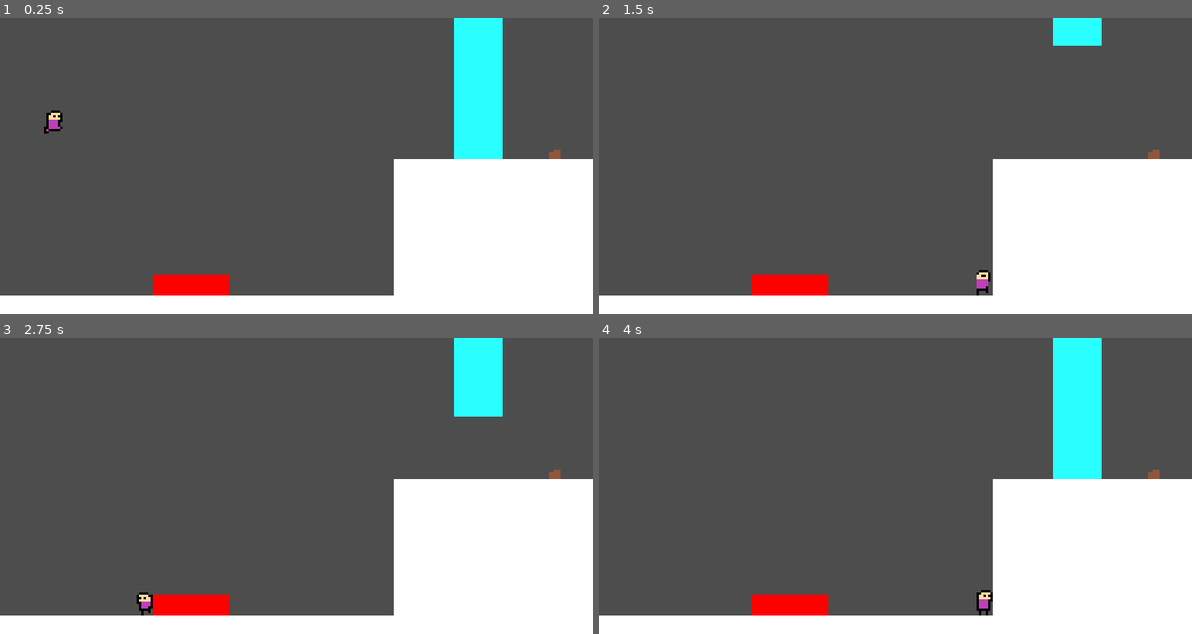
Above: before the commit, frames 1-4 (two rows, left to right).
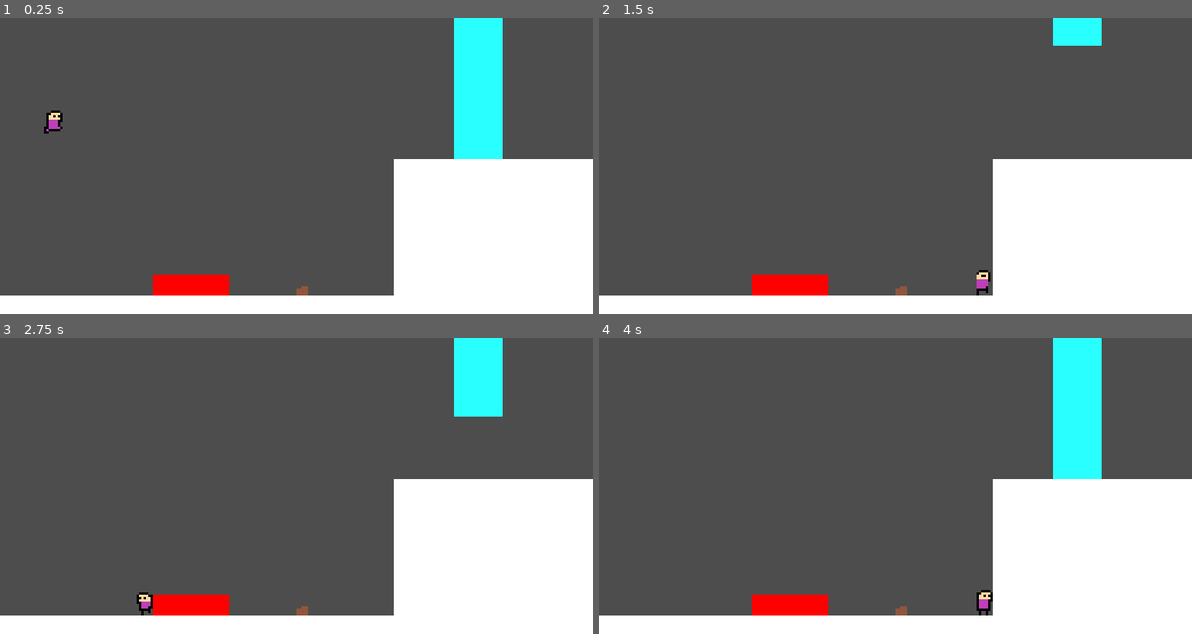
Above: after the commit, the same moments.

Repository: KeichiTS/Go-Godot-Jam-4
Game: Godot game, scene res://scenes/test_map.tscn
Same seed, same stepped clock (60 frames per second), same inputs: the game is played once before the commit and once after it.
Inputs:
- Up to frame 1 (0.25 s): no input
- Up to frame 2 (1.5 s): hold Right (ui_right) from 0.53 s (still down); tap E (carrying) at 0.6, 1.35 s
- Up to frame 3 (2.75 s): release Right (ui_right) at 2.03 s; hold Left (ui_left) from 2.03 s (still down); tap E (carrying) at 2.1 s
- Up to frame 4 (4 s): release Left (ui_left) at 2.78 s; hold Right (ui_right) from 2.78 s (still down); tap E (carrying) at 2.85, 3.6 s

The runs differ from the first frame. In frame 1, 0.1% of the frame differs, in the area x 50-95%, y 44-94%; in frame 2, 0.1%; in frame 3, 0.1%; in frame 4, 0.1%.

Commit message:
body_changes

Diff:
--- a/scenes/carrying_object.tscn
+++ b/scenes/carrying_object.tscn
@@ -8,7 +8,7 @@
 
 [node name="Carrying_object" type="RigidBody2D" groups=["objects"]]
 collision_layer = 8
-collision_mask = 4
+collision_mask = 20
 script = ExtResource("1_uaouy")
 
 [node name="Sprite2D" type="Sprite2D" parent="."]
--- a/scenes/dead_body.tscn
+++ b/scenes/dead_body.tscn
@@ -6,8 +6,9 @@
 size = Vector2(11, 6)
 
 [node name="Dead_body" type="RigidBody2D"]
+disable_mode = 1
 collision_layer = 16
-collision_mask = 29
+collision_mask = 28
 
 [node name="sprite" type="Sprite2D" parent="."]
 position = Vector2(0, -5)
--- a/scenes/test_map.tscn
+++ b/scenes/test_map.tscn
@@ -15,7 +15,7 @@
 [node name="platform" type="StaticBody2D" parent="."]
 position = Vector2(-408, -488)
 collision_layer = 4
-collision_mask = 3
+collision_mask = 19
 
 [node name="shape" type="CollisionShape2D" parent="platform"]
 position = Vector2(568, 628)
@@ -31,7 +31,7 @@
 position = Vector2(176, -912)
 scale = Vector2(0.775, 1.6)
 collision_layer = 4
-collision_mask = 3
+collision_mask = 19
 metadata/_edit_group_ = true
 
 [node name="shape" type="CollisionShape2D" parent="platform2"]
@@ -48,7 +48,7 @@
 position = Vector2(24, -24)
 
 [node name="Carrying_object" parent="." instance=ExtResource("3_yst0u")]
-position = Vector2(240, 56)
+position = Vector2(131, 111)
 
 [node name="Door" parent="." instance=ExtResource("4_huy82")]
 
--- a/scripts/Player.gd
+++ b/scripts/Player.gd
@@ -97,6 +97,10 @@
 			body.global_position = global_position
 			get_parent().add_child(body)
 			queue_free()
+			if is_holding:
+				var obj = object.instantiate()
+				obj.global_position = $".".position + Vector2(0,-20)
+				get_parent().add_child(obj)
 
 func _restart():
 	if Input.is_action_just_pressed('restart'):
